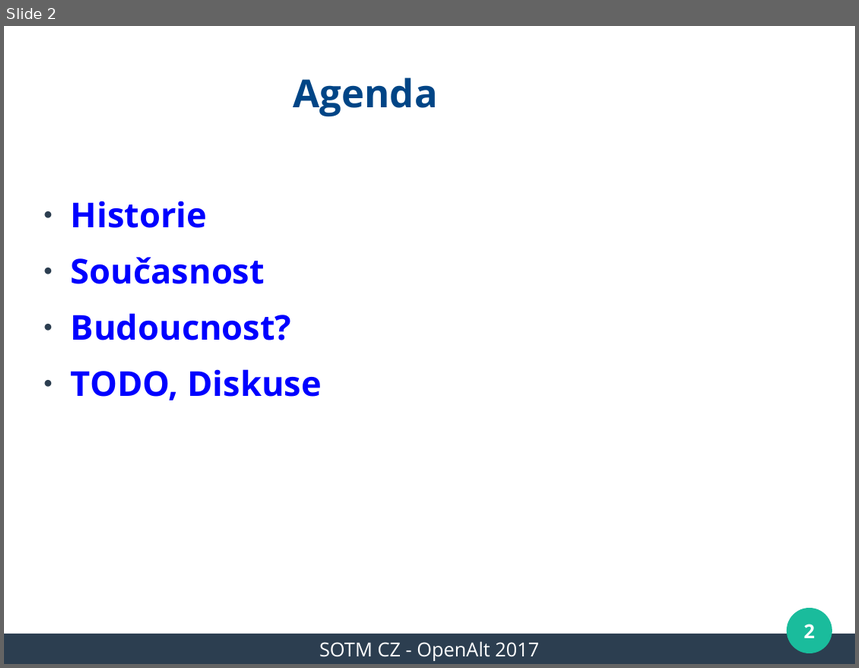
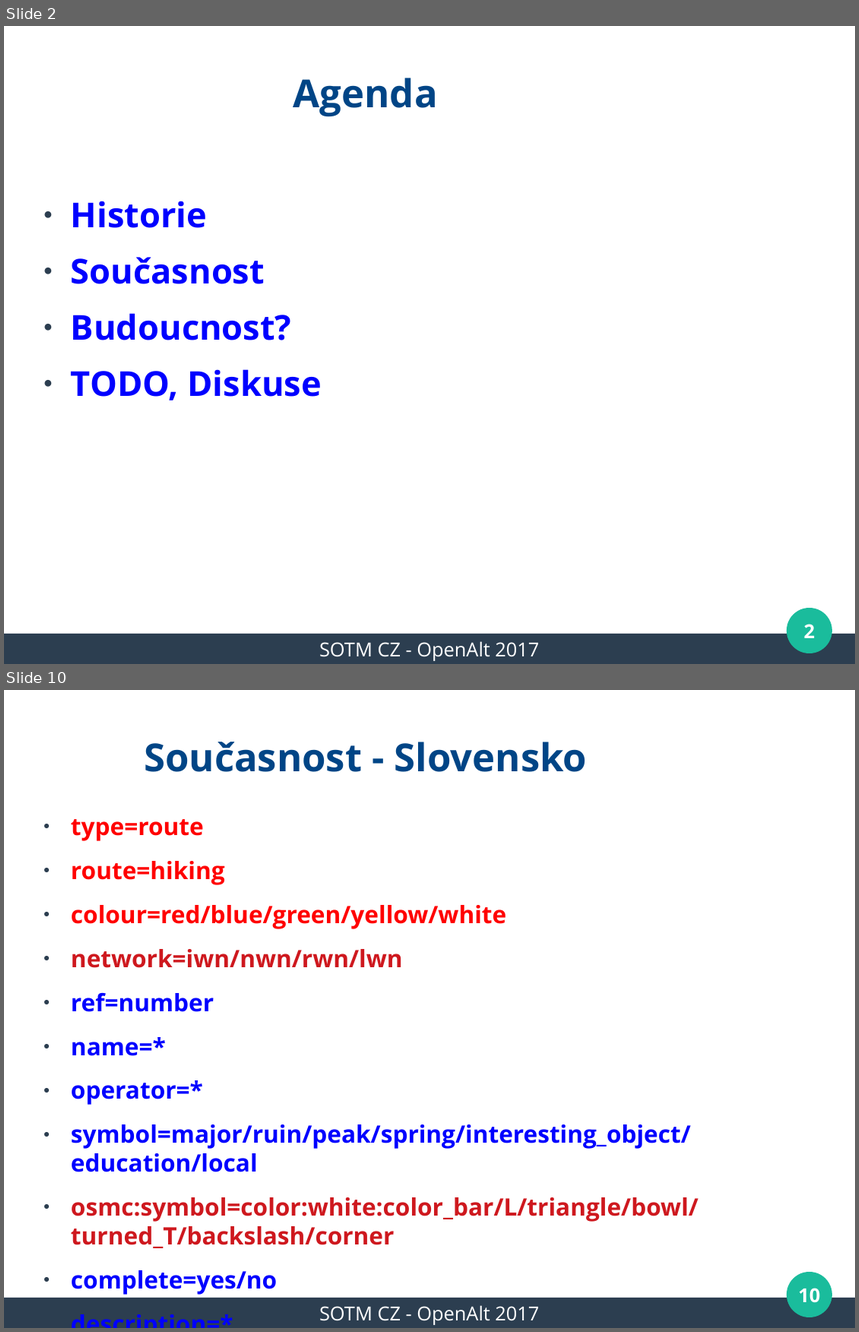
Before and after one commit to mkyral/osm, a slide deck: prezentace/SOTM_CZ_2017/mkyral_kct_barva.odp. Shown one above the other, each under a label of ours: slide 2 before the commit, slides 2 and 10 after it; the slides between them are not shown. The pictures are 859x668 and 859x1332 pixels, drawn with LibreOffice and Linux fonts; fonts in the diff are those of the drawing; background and template pictures are left out. Boxes give left, top, right and bottom in pixels: in the first picture for what was removed or moved away, otherwise in the second. Text is boxed around its words. In the diff, an @@ line names an element or a change of style, - is before the commit and + after.

```diff
--- a/prezentace/SOTM_CZ_2017/mkyral_kct_barva.odp
+++ b/prezentace/SOTM_CZ_2017/mkyral_kct_barva.odp
@@ slide 10 added at <box>4,690,855,1328</box>, background #FFFFFF; not listed: 3 template elements that a slide beside it also shows @@
@@ title added at <box>144,742,587,772</box>, 36 pt, text #004586, bold @@
+Současnost - Slovensko
@@ text added at <box>71,819,699,1295</box>, 22.4 pt, text #0000FF, bold @@
+● type=route
+● route=hiking
+● colour=red/blue/green/yellow/white
+● network=iwn/nwn/rwn/lwn
+● ref=number
+● name=*
+● operator=*
+● symbol=major/ruin/peak/spring/interesting_object/education/local
+● osmc:symbol=color:white:color_bar/L/triangle/bowl/turned_T/backslash/corner
+● complete=yes/no
+● description=*
@@ page number added at <box>798,1288,820,1303</box>, 18 pt, text #FFFFFF, bold @@
+10
@@ text added at <box>319,1306,539,1325</box>, 18 pt, text #FFFFFF @@
+SOTM CZ - OpenAlt 2017
```
Also in this commit, not shown: 2 slides changed, 13 other slides added.
